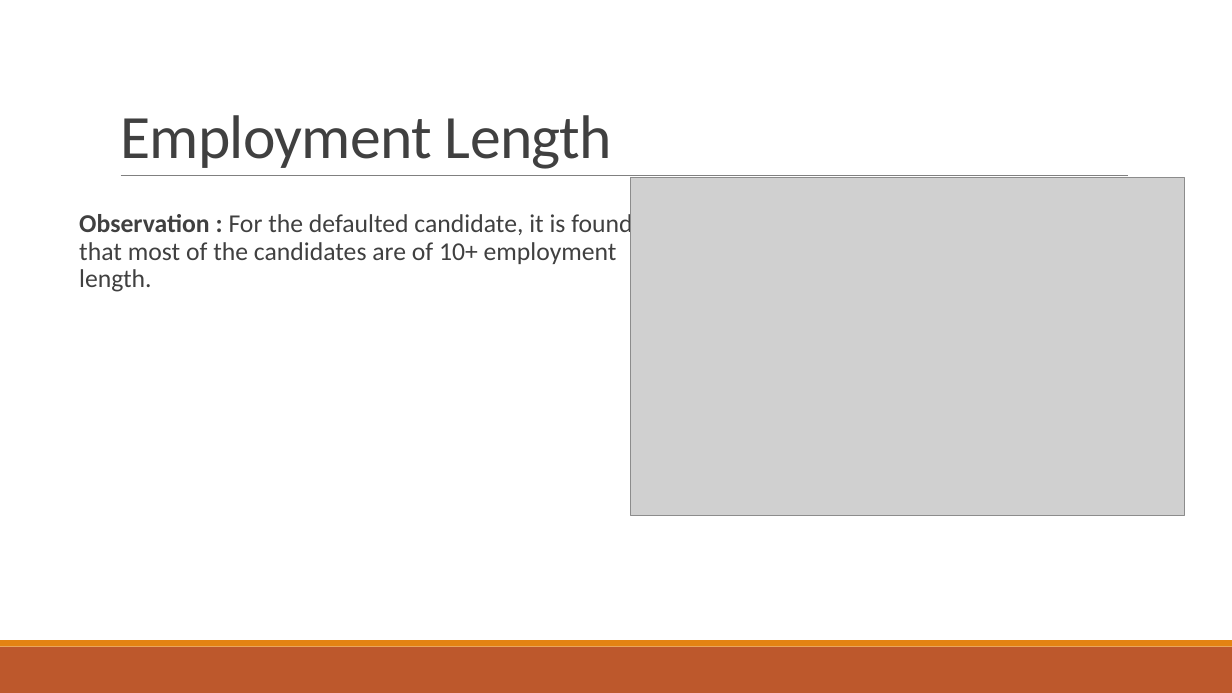
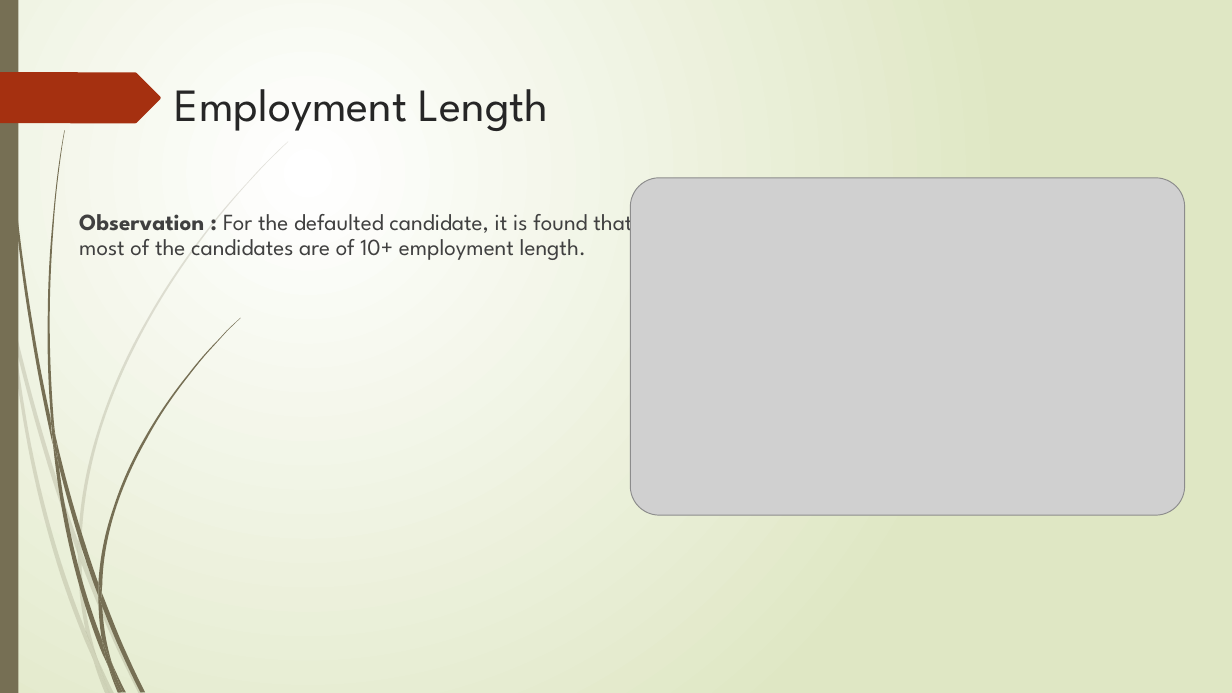
Before and after one commit to bitz-chauhan/lending_club_case_study, a slide deck: slide 12 of Lending Club Case Study.pptx. Drawn at 1232x693 pixels with LibreOffice and Linux fonts; fonts in the diff are those of the drawing; grey boxes stand for pictures. Boxes give left, top, right and bottom in pixels: in the first picture for what was removed or moved away, otherwise in the second. Text is boxed around its words. In the diff, an @@ line names an element or a change of style, - is before the commit and + after.

Commit message:
theme update

```diff
--- a/Lending Club Case Study.pptx
+++ b/Lending Club Case Study.pptx
@@ background #FFFFFF to gradient #FFFFFF to #DFE8C4 @@
@@ rectangle added at <box>0,0,18,693</box>, fill #766F54 @@
@@ freeform shape added at <box>0,72,161,123</box>, fill #A53010 @@
@@ title "Employment Length": place and size @@
-title "Employment Length" at <box>120,115,612,169</box>
+title "Employment Length" at <box>175,89,549,131</box>
@@ title "Employment Length" at <box>175,89,549,131</box>: size 48 to 36 pt, font Calibri to League Spartan, text colour #404040 to #262626, letter spacing -0.5 to 0 pt; line spacing 0.85 to 1; vertical alignment bottom to top @@
@@ line removed from (121, 176) to (1128, 176) @@
@@ text "Observation : For the defaulted ..." at <box>79,207,632,260</box>: size 20 to 18 pt, font Calibri to League Spartan @@
@@ rectangle removed at <box>0,647,1232,693</box> @@
@@ rectangle removed at <box>0,640,1232,647</box> @@
@@ group added at <box>0,141,288,693</box>: 10 freeform shapes @@
@@ group added at <box>3,0,240,693</box>: 12 freeform shapes @@
```
Also in this commit, not shown: 13 other slides changed.
